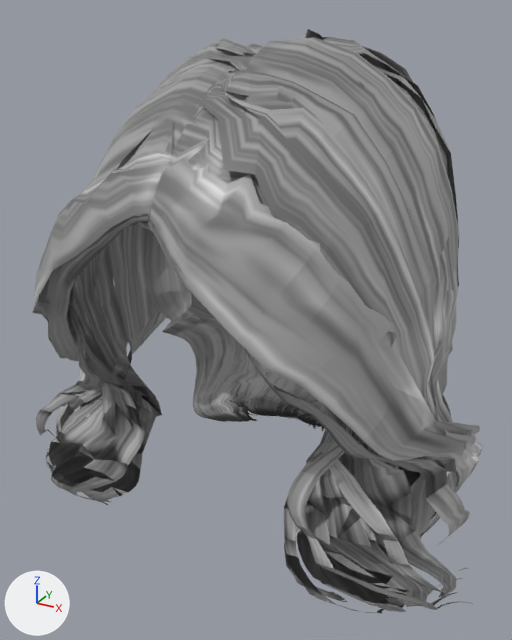
Renders of the glTF model public/models/daz_hair_mermaid_curl.glb from each side of a commit.
Camera for both pictures: a 50 mm camera at (0.154, -0.295, 0.147) aimed at (-0.007, -0.002, 0.001). Every picture has the same lights, and +X, +Y and +Z are marked at lower left. The older version comes first. Vertices at exactly the same position are counted once.

The first picture shows 'daz_hair_mermaid_curl'.
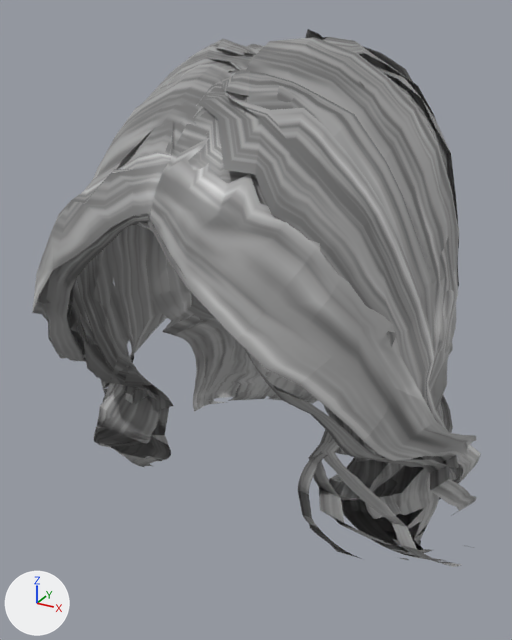
The edits, one by one:
me_daz_hair_mermaid_curl is used by ob_daz_hair_mermaid_curl; location (0.0, 0.0, 0.0).
me_daz_hair_mermaid_curl had 6009 vertices, 8030 faces and spanned x -0.113..0.125, y -0.108..0.13, z -0.117..0.139.
me_daz_hair_mermaid_curl now has 4064 vertices, 5617 faces and spans x -0.107..0.12, y -0.108..0.13, z -0.107..0.139.
me_daz_hair_mermaid_curl part 1: the loose piece of 5 vertices spanning x 0.096..0.109, y -0.037..-0.027, z -0.035..-0.028 is multiplied about its middle by the matrix ((0.955, 0.052, -0.01), (-0.053, 0.944, -0.144), (0.002, 0.144, 0.945)), then moved by (0.0, 0.003, 0.0).
me_daz_hair_mermaid_curl part 2: 10 loose pieces with 278 vertices, spanning x -0.113..0.117, y -0.077..-0.019, z -0.114..0.023, are deleted.
me_daz_hair_mermaid_curl part 3: 327 vertices moved from x 0.046..0.117, y -0.089..0.008, z -0.103..-0.026 to x 0.046..0.117, y -0.078..0.009, z -0.103..-0.026; 931 vertices removed from x 0.039..0.125, y -0.092..0.003, z -0.113..0.025; 104 vertices added at x 0.049..0.12, y -0.077..-0.002, z -0.106..-0.033.
me_daz_hair_mermaid_curl part 4: 241 vertices moved from x -0.104..-0.039, y -0.07..0.01, z -0.102..-0.026 to x -0.104..-0.039, y -0.05..0.011, z -0.102..-0.026; 430 vertices removed from x -0.11..-0.039, y -0.083..0.024, z -0.114..0.066; 51 vertices added at x -0.107..-0.074, y -0.036..0.0, z -0.105..-0.031.
me_daz_hair_mermaid_curl part 5: 480 vertices removed from x -0.083..0.071, y 0.052..0.117, z -0.117..-0.097.
Other edits to the shape of me_daz_hair_mermaid_curl do not show in these pictures.

Pixel boxes (x1, y1, x2, y2) of what changed, in the pictures (512 x 640 px; the box of a moved part takes in the faces that stretch with it):
'daz_hair_mermaid_curl', reshaped (8% shorter)
    before: (32, 29, 483, 614)
    after: (32, 29, 481, 567)
part 1 of me_daz_hair_mermaid_curl, moved or reshaped
    before: (433, 456, 457, 472)
    after: (431, 454, 459, 468)
part 2 of me_daz_hair_mermaid_curl, deleted
    before: (36, 323, 467, 606)
part 3 of me_daz_hair_mermaid_curl, cut back
    before: (284, 347, 483, 614)
    after: (298, 395, 481, 567)
part 4 of me_daz_hair_mermaid_curl, cut back
    before: (51, 223, 164, 505)
    after: (94, 319, 174, 467)
part 5 of me_daz_hair_mermaid_curl, deleted
    before: (195, 396, 329, 431)
